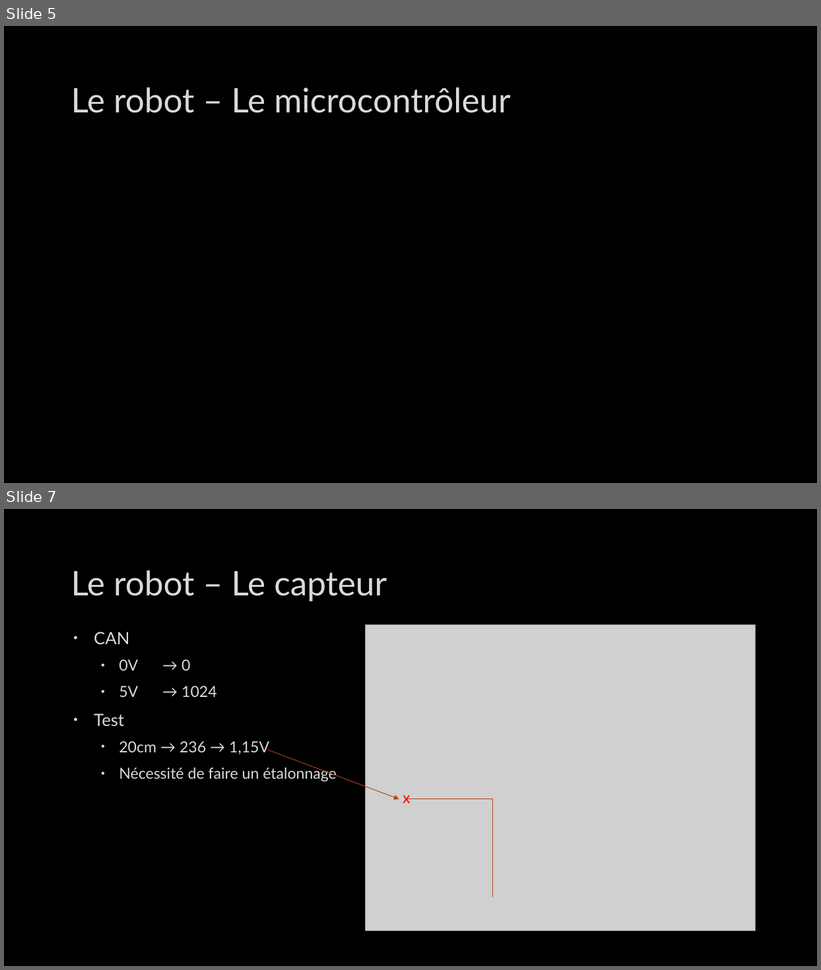
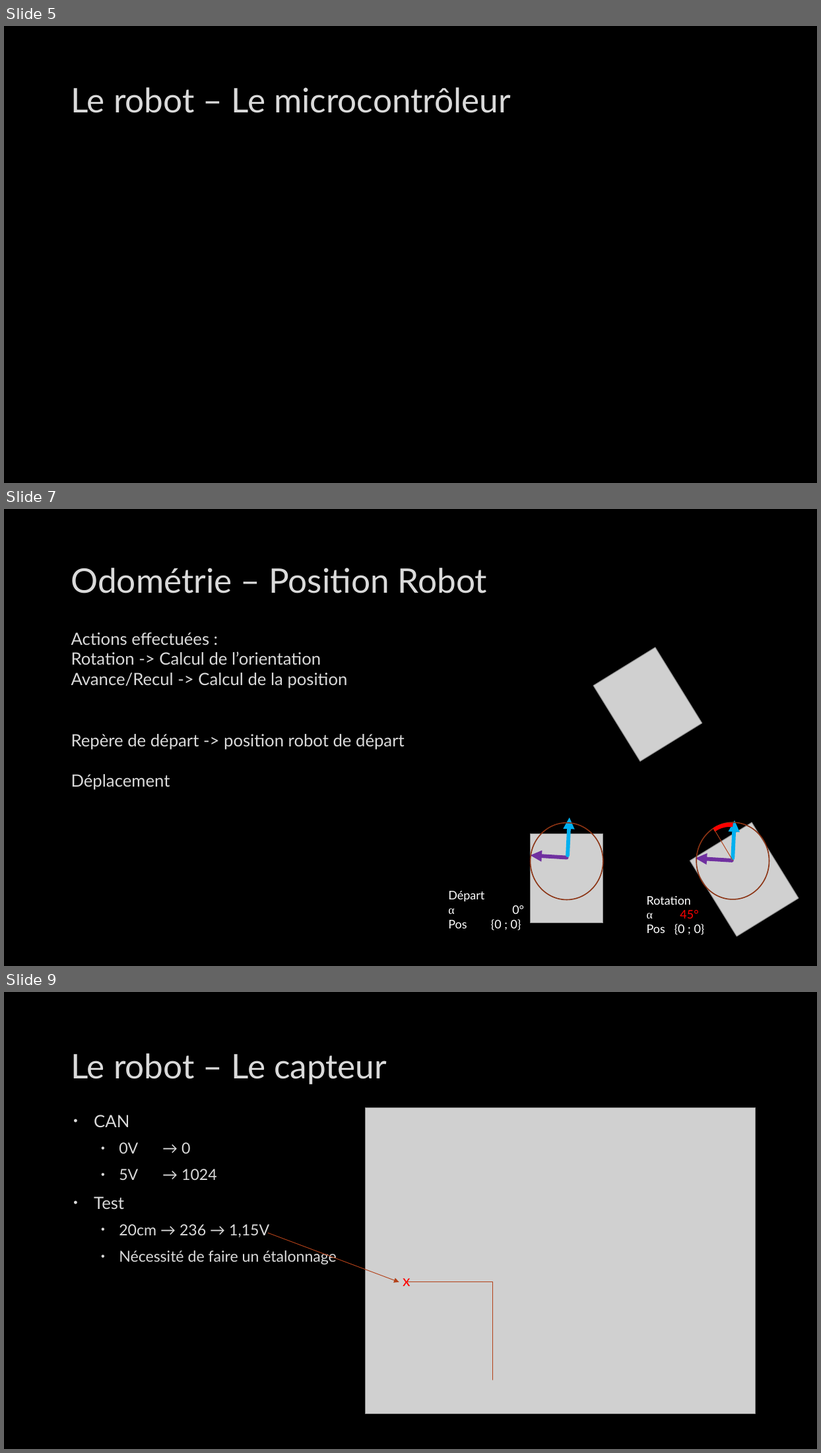
Before and after one commit to CyrilPy/BadMonkey, a slide deck: Gestion projet/Projet intégration robotique – IMERIR.pptx. Shown one above the other, each under a label of ours: slides 5 and 7 before the commit, slides 5, 7 and 9 after it; the slides between them are not shown. The pictures are 821x970 and 821x1453 pixels, drawn with LibreOffice and Linux fonts; fonts in the diff are those of the drawing; grey boxes stand for pictures; background and template pictures are left out. Boxes give left, top, right and bottom in pixels: in the first picture for what was removed or moved away, otherwise in the second. Text is boxed around its words. In the diff, an @@ line names an element or a change of style, - is before the commit and + after.

```diff
--- a/Gestion projet/Projet intégration robotique – IMERIR.pptx
+++ b/Gestion projet/Projet intégration robotique – IMERIR.pptx
@@ slide 7 added at (x1=4, y1=509, x2=817, y2=966), background picture (left out) @@
@@ title added at (x1=71, y1=568, x2=487, y2=593), 40 pt, text #DADADA @@
+Odométrie – Position Robot
@@ text added at (x1=71, y1=632, x2=405, y2=790), 20 pt, text #DADADA @@
+Actions effectuées :
+Rotation -> Calcul de l’orientation
+Avance/Recul -> Calcul de la position
+Repère de départ -> position robot de départ
+Déplacement
@@ picture added at (x1=593, y1=648, x2=702, y2=762) @@
@@ ellipse added at (x1=531, y1=823, x2=603, y2=900), outline #8B3314 1.25 pt @@
@@ arrow added from (568, 855) to (570, 818), #00B0F0 4.5 pt @@
@@ picture added at (x1=690, y1=823, x2=799, y2=937) @@
@@ arch (boxed as its full ring) added at (x1=694, y1=821, x2=764, y2=899), fill #FF0000, outline #FF0000 1.25 pt @@
@@ ellipse added at (x1=697, y1=823, x2=770, y2=900), outline #8B3314 1.25 pt @@
@@ arrow added from (733, 859) to (735, 821), #00B0F0 4.5 pt @@
@@ picture added at (x1=531, y1=835, x2=603, y2=923) @@
@@ line added from (733, 861) to (715, 830), #B4421A 0.75 pt @@
@@ arrow added from (567, 858) to (531, 855), #7030A0 4.5 pt @@
@@ arrow added from (733, 861) to (696, 859), #7030A0 4.5 pt @@
@@ text added at (x1=448, y1=891, x2=524, y2=931), 14 pt, text #FFFFFF @@
+Départ
+α 0°
+Pos {0 ; 0}
@@ text added at (x1=647, y1=896, x2=705, y2=935), 14 pt, text #FFFFFF @@
+Rotation
+α 45°
+Pos {0 ; 0}
@@ what was slide 7 is now slide 9 @@
```
Also in this commit, not shown: 3 slides changed, 1 other slide added, 2 other files.
